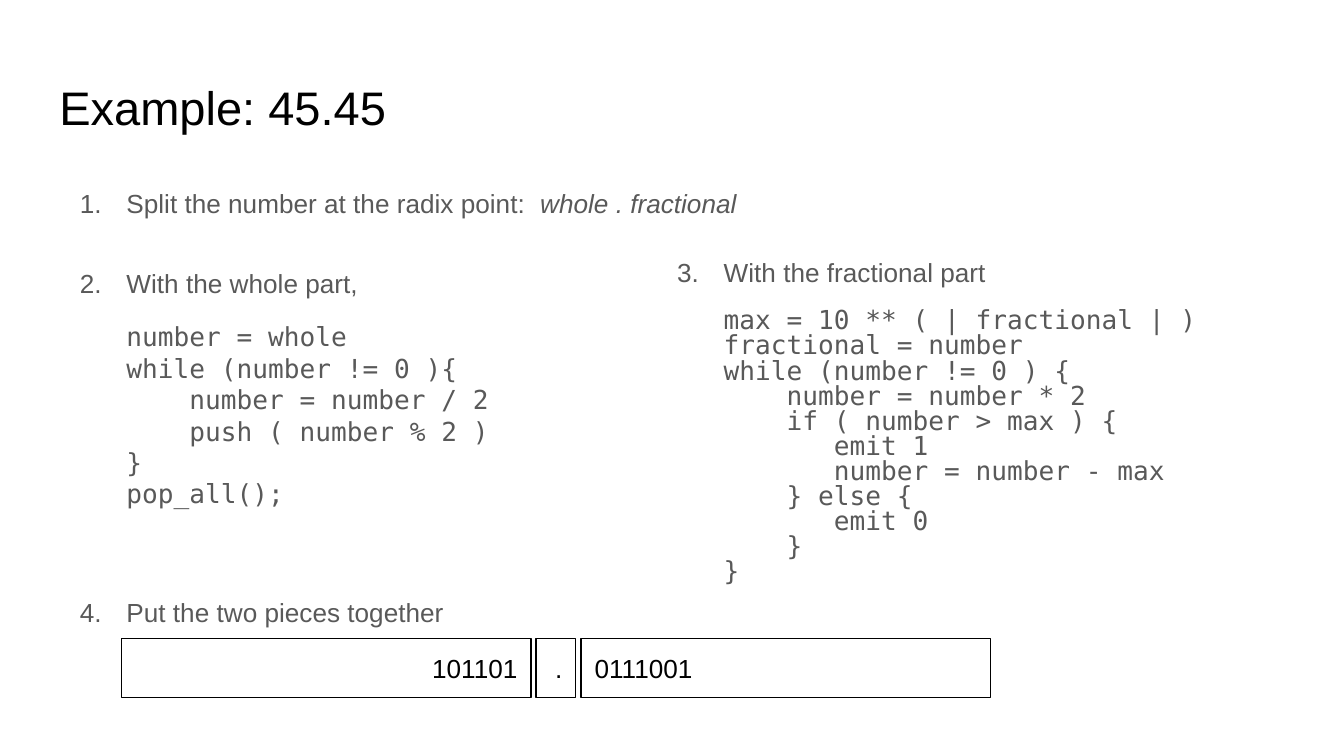
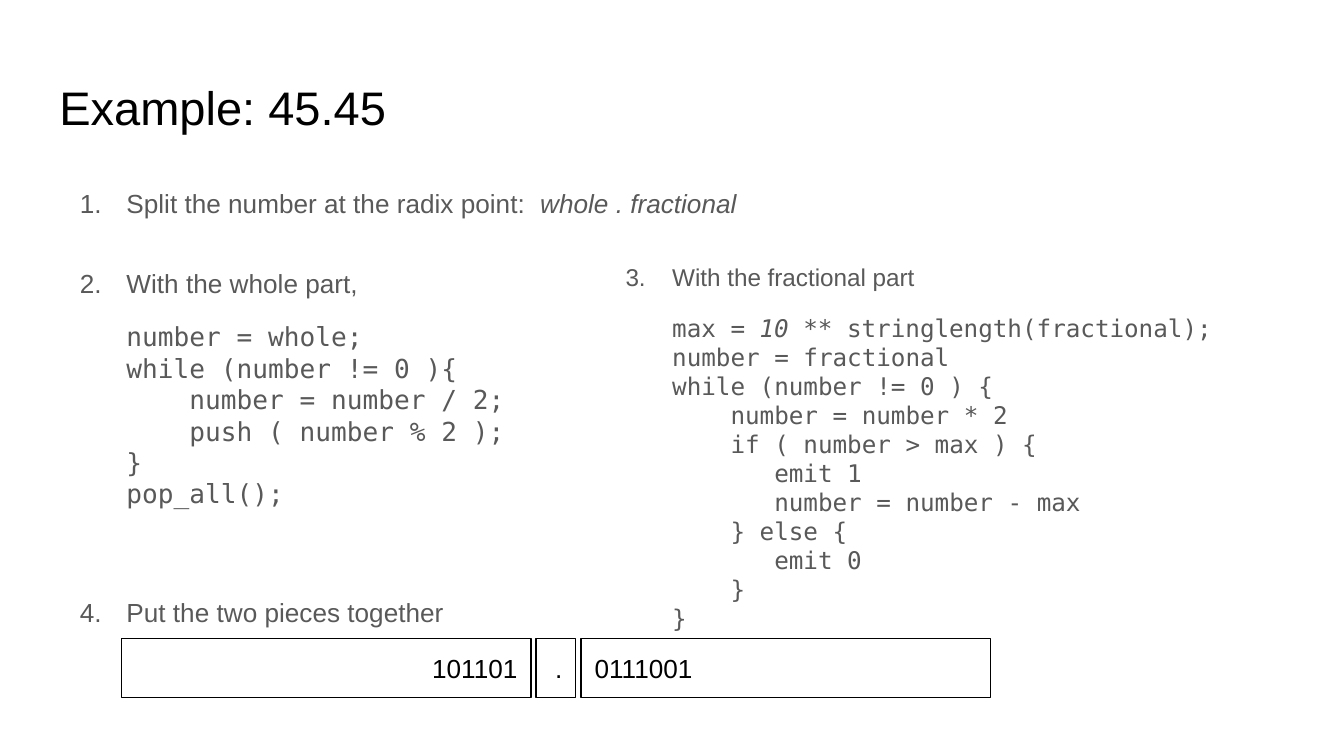
Before and after one commit to sgarcia0206/comp122-f23, a slide deck: slide 13 of format-encodings/slide_presentations/.hidden/conversion-between-bases.pptx. Drawn at 1344x756 pixels with LibreOffice and Linux fonts; fonts in the diff are those of the drawing. Boxes give left, top, right and bottom in pixels: in the first picture for what was removed or moved away, otherwise in the second. Text is boxed around its words. In the diff, an @@ line names an element or a change of style, - is before the commit and + after.

```diff
--- a/format-encodings/slide_presentations/.hidden/conversion-between-bases.pptx
+++ b/format-encodings/slide_presentations/.hidden/conversion-between-bases.pptx
@@ text "With the fractional part": place and size @@
-text "With the fractional part" at box(724, 263, 1164, 531)
+text "With the fractional part" at box(672, 318, 1212, 570)
@@ text "With the fractional part" at box(672, 318, 1212, 570): size 14 to 12.9 pt in "With the fractional part"; line spacing 0.8 to 1 @@
@@ text at box(126, 326, 504, 509): text changed @@
-number = whole
-while (number != 0 ){
-number = number / 2
-push ( number % 2 )
-}
-pop_all();
+number = whole;
+while (number != 0 ){
+number = number / 2;
+push ( number % 2 );
+}
+pop_all();
@@ text at box(672, 318, 1212, 570): text changed; size 14 to 12.9 pt @@
-max = 10 ** ( | fractional | )
-fractional = number
-while (number != 0 ) {
-number = number * 2
-if ( number > max ) {
-emit 1
-number = number - max
-} else {
-emit 0
-}
-}
+max = 10 ** stringlength(fractional);
+number = fractional
+while (number != 0 ) {
+number = number * 2
+if ( number > max ) {
+emit 1
+number = number - max
+} else {
+emit 0
+}
+}
```
Also in this commit, not shown: 9 other slides changed, 3 slides removed, 2 other files.
